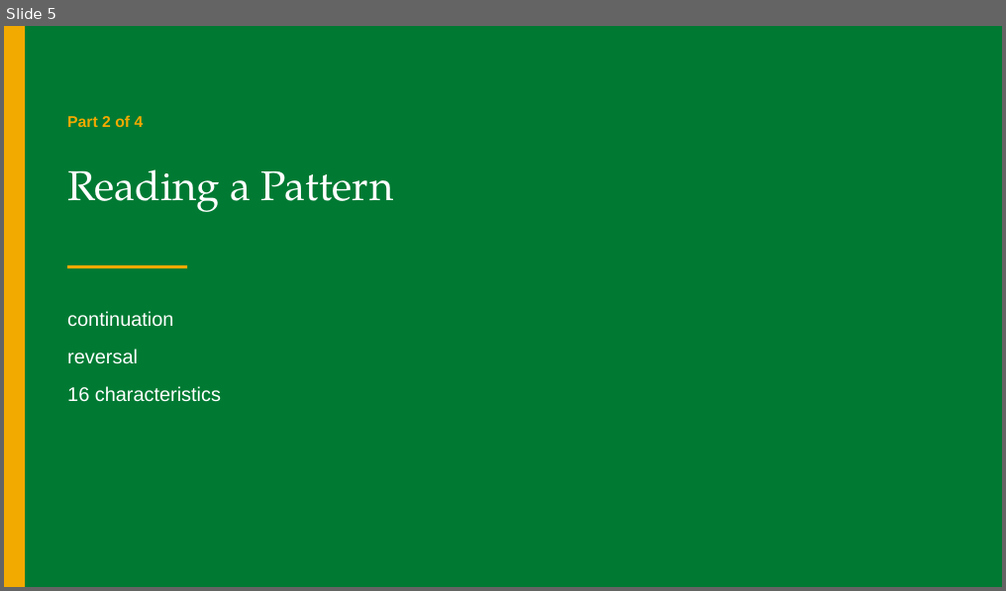
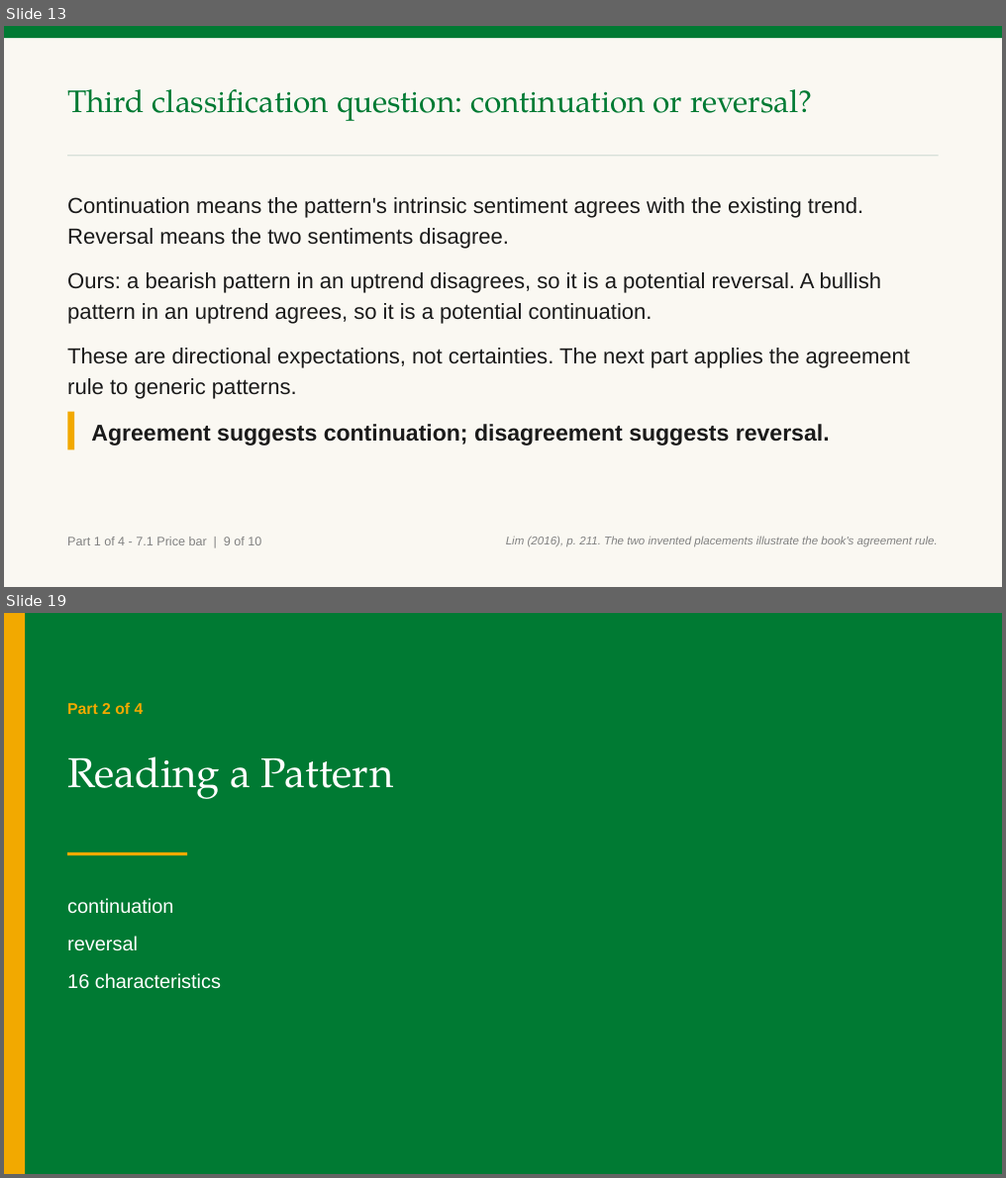
Before and after one commit to benjiesotelo-sudo/Telos_FIN1209, a slide deck: chapter-07/FIN1209-Chapter-07.pptx. Shown one above the other, each under a label of ours: slide 5 before the commit, slides 13 and 19 after it; the slides between them are not shown. The pictures are 1006x591 and 1006x1178 pixels, drawn with LibreOffice and Linux fonts; fonts in the diff are those of the drawing. Boxes give left, top, right and bottom in pixels: in the first picture for what was removed or moved away, otherwise in the second. Text is boxed around its words. In the diff, an @@ line names an element or a change of style, - is before the commit and + after.

Commit message:
Build Chapter 7 Part 1 price bar slides

```diff
--- a/chapter-07/FIN1209-Chapter-07.pptx
+++ b/chapter-07/FIN1209-Chapter-07.pptx
@@ slide 13 added at [4, 26, 1002, 587], background #FFFFFF @@
@@ rectangle added at [4, 26, 1002, 587], fill #FAF8F2 @@
@@ rectangle added at [4, 26, 1002, 38], fill #007A33 @@
@@ text added at [67, 89, 813, 121], 30 pt, text #007A33 @@
+Third classification question: continuation or reversal?
@@ rectangle added at [67, 155, 939, 157], fill #D7E0D9 @@
@@ text added at [67, 197, 910, 399], 21 pt, text #1A1A1A @@
+Continuation means the pattern's intrinsic sentiment agrees with the existing trend. Reversal means the two sentiments disagree.
+Ours: a bearish pattern in an uptrend disagrees, so it is a potential reversal. A bullish pattern in an uptrend agrees, so it is a potential continuation.
+These are directional expectations, not certainties. The next part applies the agreement rule to generic patterns.
@@ rectangle added at [67, 411, 74, 450], fill #F2A900 @@
@@ text added at [91, 424, 830, 446], 22 pt, text #1A1A1A, bold @@
+Agreement suggests continuation; disagreement suggests reversal.
@@ text added at [67, 537, 261, 546], 12 pt, text #818181 @@
+Part 1 of 4 - 7.1 Price bar | 9 of 10
@@ text added at [506, 536, 937, 548], 11 pt, text #818181, italic @@
+Lim (2016), p. 211. The two invented placements illustrate the book's agreement rule.
@@ what was slide 5 is now slide 19 @@
```
Also in this commit, not shown: 5 slides changed, 13 other slides added, 2 other files.
